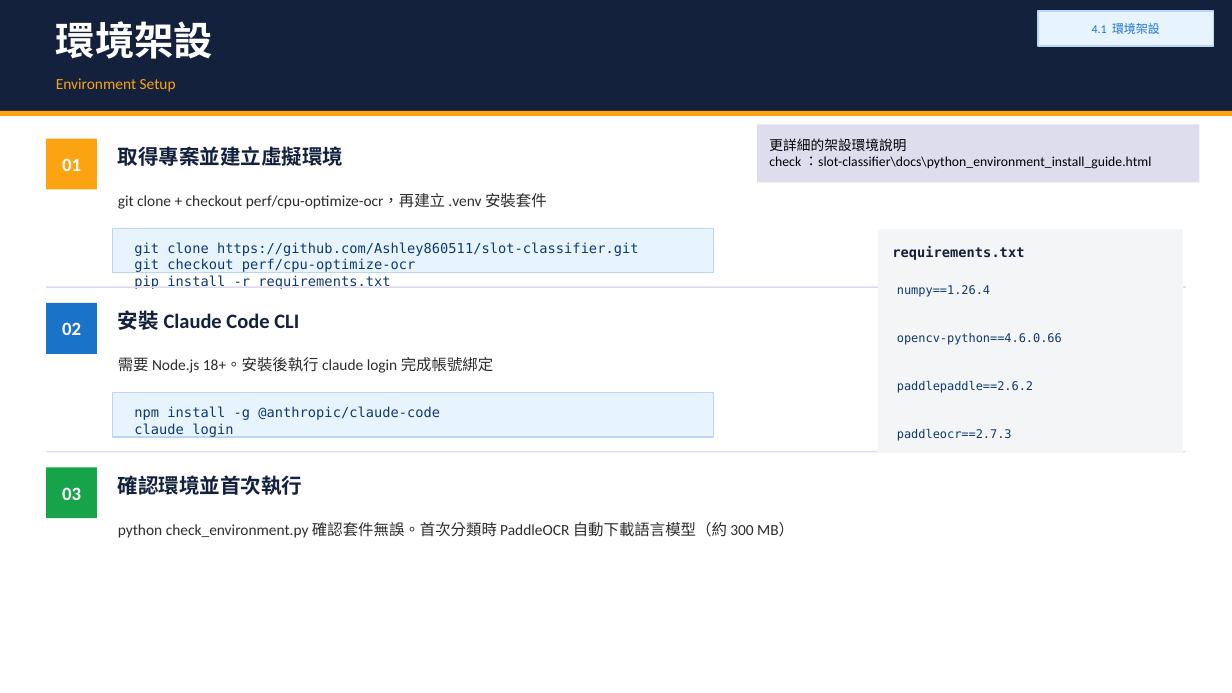
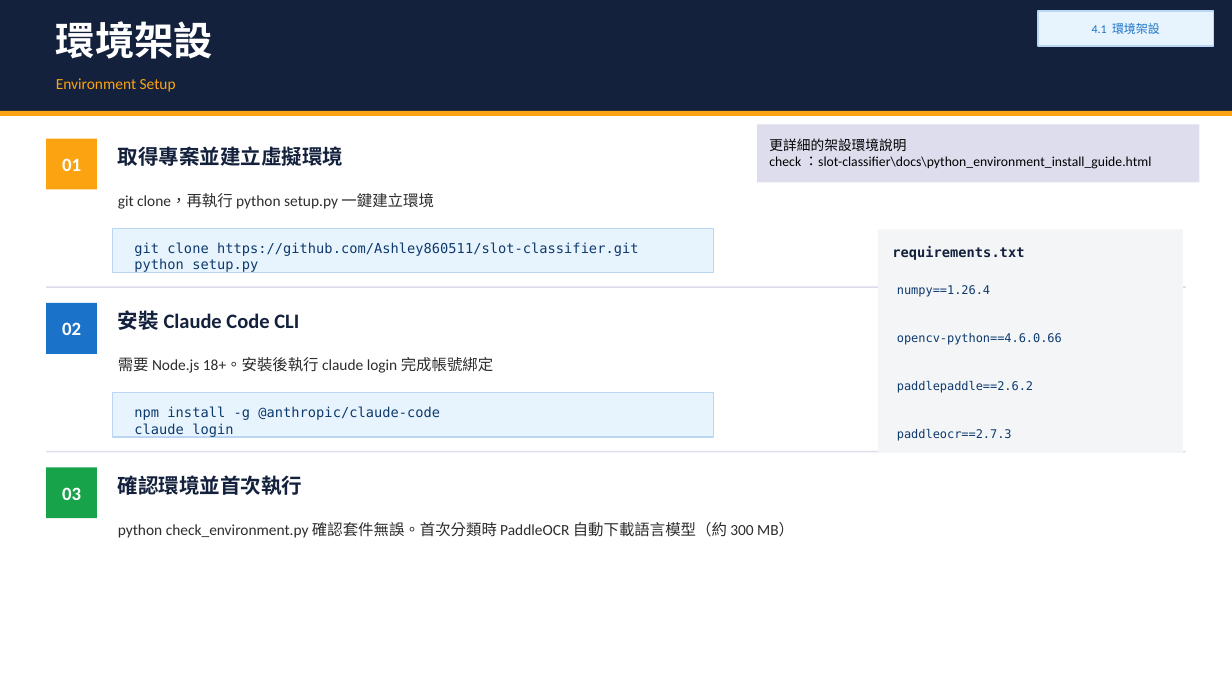
Before and after one commit to Ashley860511/slot-classifier, a slide deck: slide 6 of docs/slot_classifier_share.pptx. Drawn at 1232x693 pixels with LibreOffice and Linux fonts; fonts in the diff are those of the drawing. Boxes give left, top, right and bottom in pixels: in the first picture for what was removed or moved away, otherwise in the second. Text is boxed around its words. In the diff, an @@ line names an element or a change of style, - is before the commit and + after.

```diff
--- a/docs/slot_classifier_share.pptx
+++ b/docs/slot_classifier_share.pptx
@@ text at (118, 193, 433, 209): text changed @@
-git clone + checkout perf/cpu-optimize-ocr，再建立 .venv 安裝套件
+git clone，再執行 python setup.py 一鍵建立環境
@@ text at (134, 242, 639, 273): text changed @@
-git clone https://github.com/Ashley860511/slot-classifier.git
-git checkout perf/cpu-optimize-ocr
-pip install -r requirements.txt
+git clone https://github.com/Ashley860511/slot-classifier.git
+python setup.py
```
Also in this commit, not shown: 1 other slide changed.
